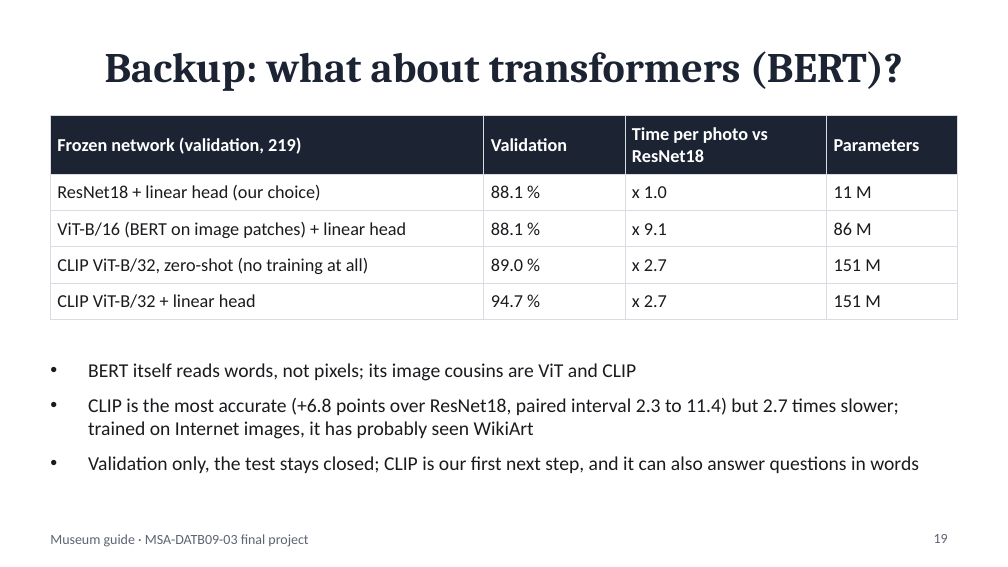
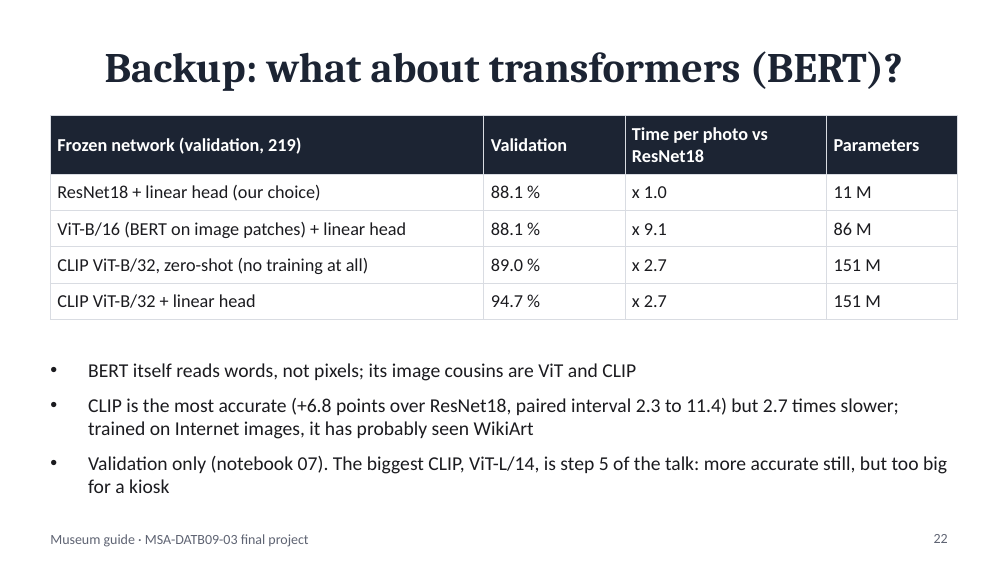
Before and after one commit to BenjaminAHS/neural-network-project, a slide deck: slide 22 of docs/museum_guide_presentation.pptx (slide 19 before the commit). Drawn at 1008x567 pixels with LibreOffice and Linux fonts; fonts in the diff are those of the drawing. Boxes give left, top, right and bottom in pixels: in the first picture for what was removed or moved away, otherwise in the second. Text is boxed around its words. In the diff, an @@ line names an element or a change of style, - is before the commit and + after.

```diff
--- a/docs/museum_guide_presentation.pptx
+++ b/docs/museum_guide_presentation.pptx
@@ text at [88,456,947,493]: text changed @@
-• Validation only, the test stays closed; CLIP is our first next step, and it can also answer questions in words
+• Validation only (notebook 07). The biggest CLIP, ViT-L/14, is step 5 of the talk: more accurate still, but too big for a kiosk
@@ page number at [934,534,948,543]: text changed @@
-19
+22
```
Also in this commit, not shown: 15 other slides changed, 3 slides added, 14 other files.
